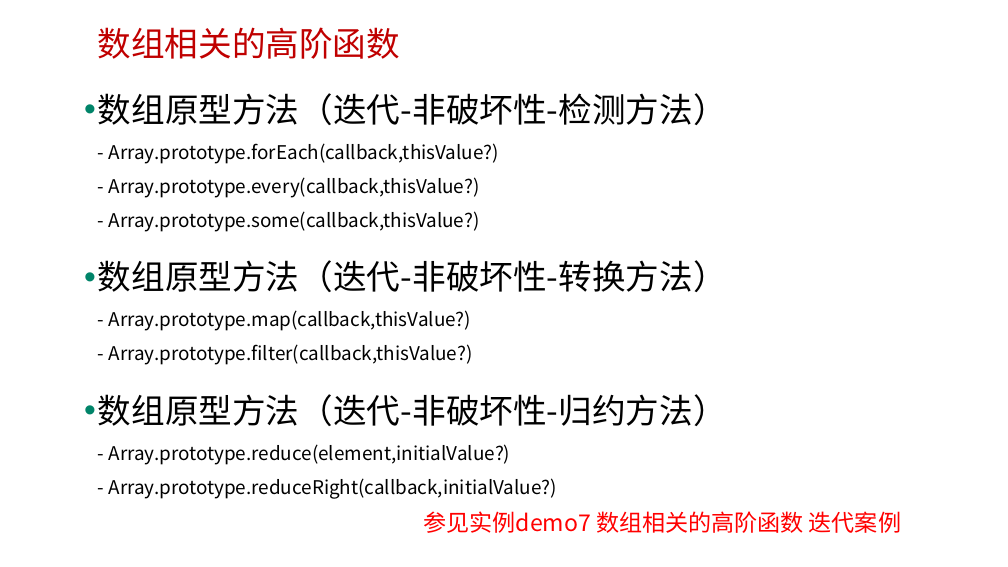
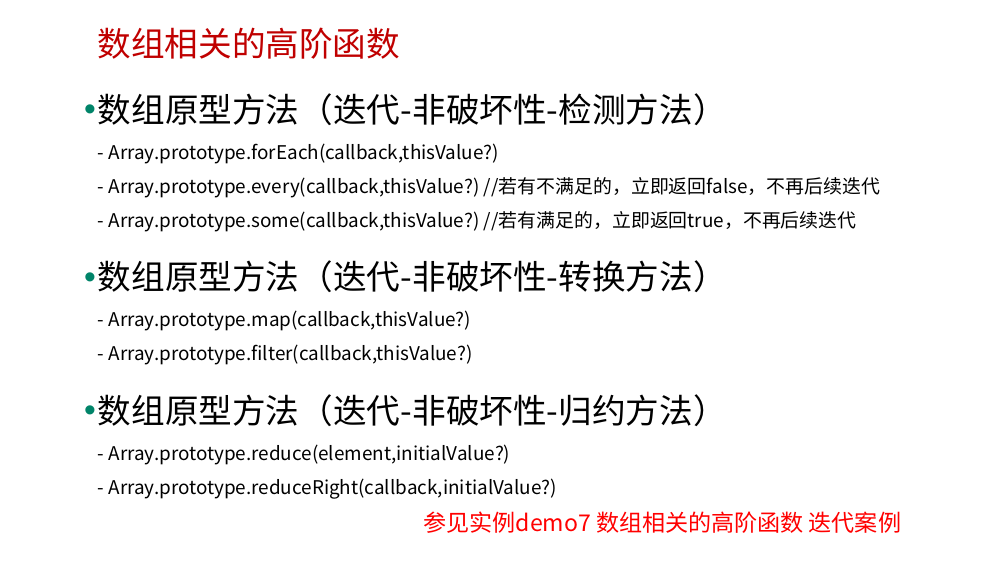
Before and after one commit to edu2act/course-javascript-advanced, a slide deck: slide 13 of 课程PPT/09.JavaScript标准内置对象-构造器（Array、Date、Error等）.pptx. Drawn at 1008x567 pixels with LibreOffice and Linux fonts; fonts in the diff are those of the drawing; background and template pictures are left out. Boxes give left, top, right and bottom in pixels: in the first picture for what was removed or moved away, otherwise in the second. Text is boxed around its words. In the diff, an @@ line names an element or a change of style, - is before the commit and + after.

```diff
--- a/课程PPT/09.JavaScript标准内置对象-构造器（Array、Date、Error等）.pptx
+++ b/课程PPT/09.JavaScript标准内置对象-构造器（Array、Date、Error等）.pptx
@@ text at (98, 93, 880, 232): text changed @@
-• 数组原型方法（迭代-非破坏性-检测方法）
-  - Array.prototype.forEach(callback,thisValue?)
-  - Array.prototype.every(callback,thisValue?)
-  - Array.prototype.some(callback,thisValue?)
+• 数组原型方法（迭代-非破坏性-检测方法）
+  - Array.prototype.forEach(callback,thisValue?)
+  - Array.prototype.every(callback,thisValue?) //若有不满足的，立即返回false，不再后续迭代
+  - Array.prototype.some(callback,thisValue?) //若有满足的，立即返回true，不再后续迭代
```
Also in this commit, not shown: 6 other slides changed, 7 other files.
